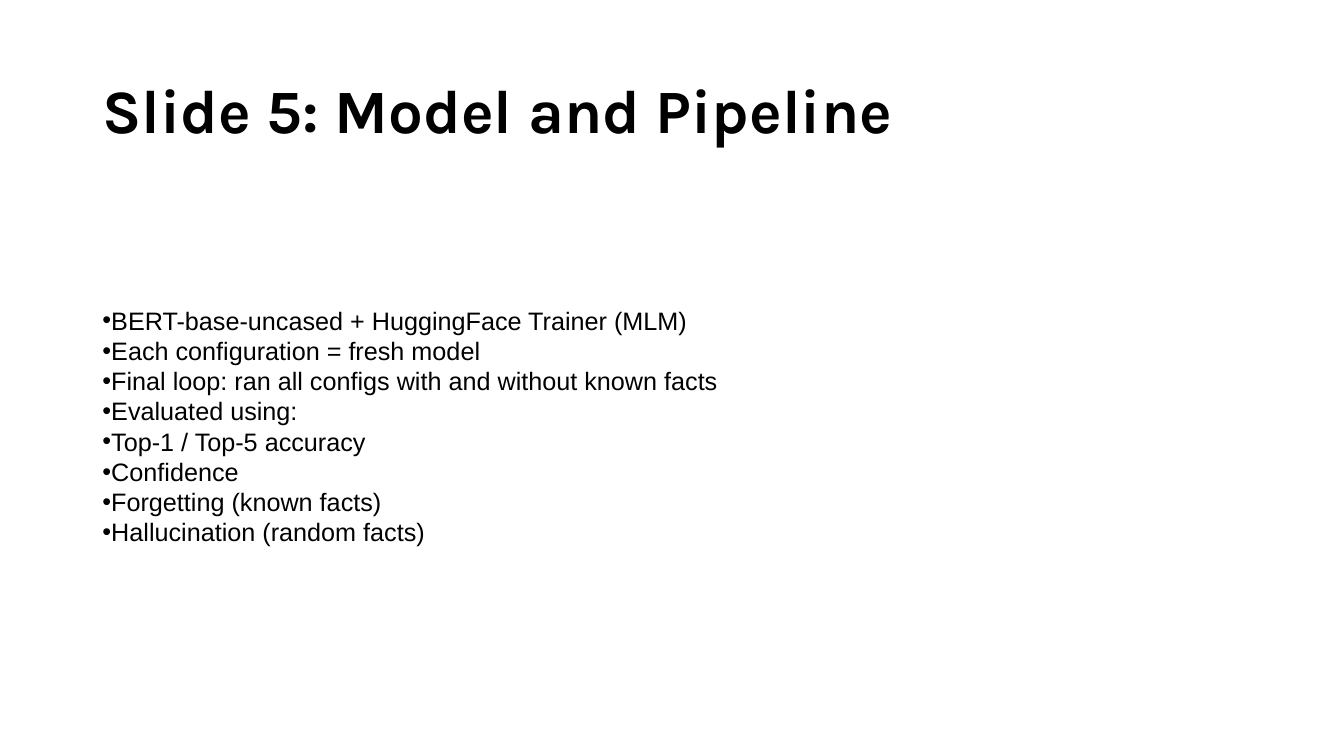
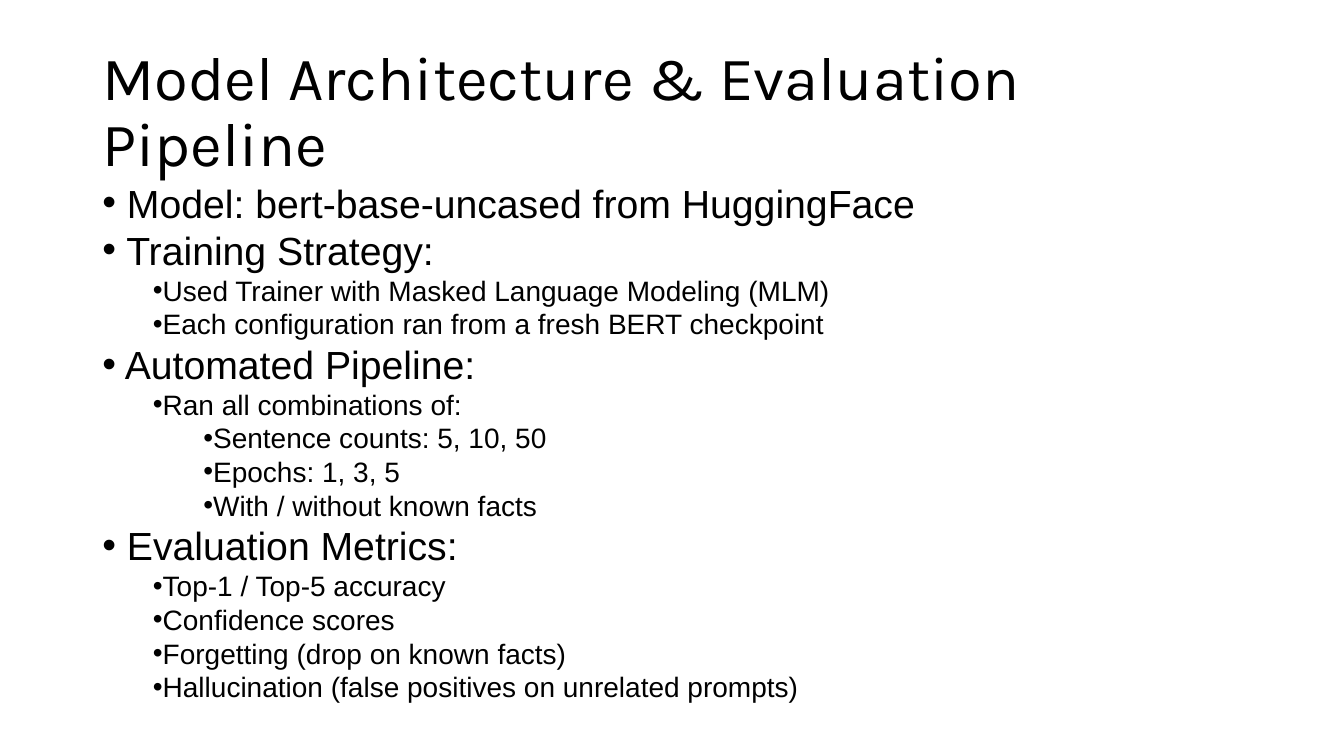
Before and after one commit to b1akp1astik/bert-fact-injection, a slide deck: slide 5 of presentation/Presentation.pptx. Drawn at 1344x756 pixels with LibreOffice and Linux fonts; fonts in the diff are those of the drawing. Boxes give left, top, right and bottom in pixels: in the first picture for what was removed or moved away, otherwise in the second. Text is boxed around its words. In the diff, an @@ line names an element or a change of style, - is before the commit and + after.

```diff
--- a/presentation/Presentation.pptx
+++ b/presentation/Presentation.pptx
@@ title at (x1=102, y1=57, x2=1019, y2=181): text changed; bold off @@
-Slide 5: Model and Pipeline
+Model Architecture & Evaluation Pipeline
@@ text "Model: bert-base-uncased from HuggingFace" moved from (x1=102, y1=311, x2=717, y2=547) to (x1=125, y1=189, x2=915, y2=702) @@
@@ text at (x1=125, y1=189, x2=915, y2=561): text changed; size 18 to 20 pt @@
-• BERT-base-uncased + HuggingFace Trainer (MLM)
-• Each configuration = fresh model
-• Final loop: ran all configs with and without known facts
-• Evaluated using:
+• Model: bert-base-uncased from HuggingFace
+• Training Strategy:
+  • Used Trainer with Masked Language Modeling (MLM)
+  • Each configuration ran from a fresh BERT checkpoint
+• Automated Pipeline:
+  • Ran all combinations of:
+    • Sentence counts: 5, 10, 50
+    • Epochs: 1, 3, 5
+    • With / without known facts
+• Evaluation Metrics:
@@ text at (x1=153, y1=576, x2=445, y2=602): size 18 to 20 pt in "Top-1 / Top-5 accuracy"; list level 1 to 2 in "Top-1 / Top-5 accuracy" @@
@@ text at (x1=153, y1=609, x2=798, y2=702): text changed; size 18 to 20 pt @@
-• Confidence
-• Forgetting (known facts)
-• Hallucination (random facts)
+  • Confidence scores
+  • Forgetting (drop on known facts)
+  • Hallucination (false positives on unrelated prompts)
```
Also in this commit, not shown: 12 other slides changed, 4 slides added, 1 slide removed, 9 other files.
